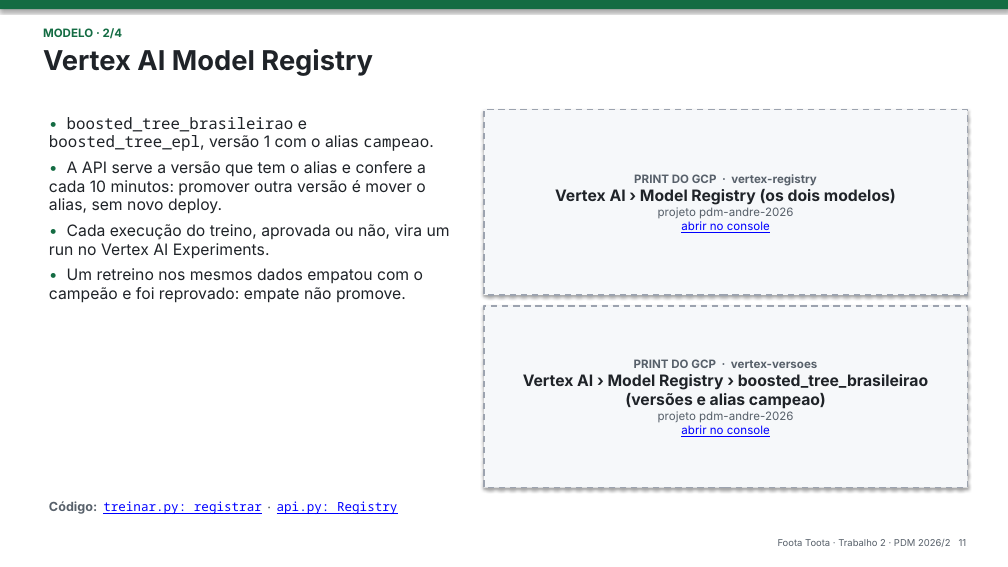
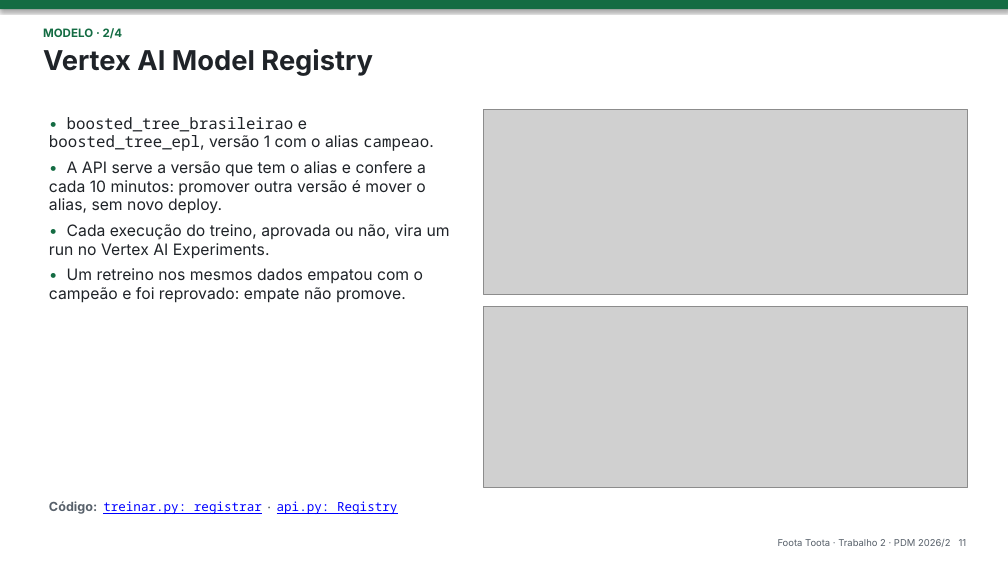
Before and after one commit to phael-exe/foota-toota, a slide deck: slide 11 of docs/apresentacao/trabalho2.pptx. Drawn at 1008x567 pixels with LibreOffice and Linux fonts; fonts in the diff are those of the drawing; grey boxes stand for pictures. Boxes give left, top, right and bottom in pixels: in the first picture for what was removed or moved away, otherwise in the second. Text is boxed around its words. In the diff, an @@ line names an element or a change of style, - is before the commit and + after.

```diff
--- a/docs/apresentacao/trabalho2.pptx
+++ b/docs/apresentacao/trabalho2.pptx
@@ rectangle removed at [484, 110, 968, 295] @@
-PRINT DO GCP · vertex-registry
-Vertex AI › Model Registry (os dois modelos)
-projeto pdm-andre-2026
-abrir no console
@@ picture added at [484, 110, 968, 295] @@
@@ rectangle removed at [484, 306, 968, 488] @@
-PRINT DO GCP · vertex-versoes
-Vertex AI › Model Registry › boosted_tree_brasileirao (versões e alias campeao)
-projeto pdm-andre-2026
-abrir no console
@@ picture added at [484, 306, 968, 488] @@
```
Also in this commit, not shown: 3 other slides changed, 8 other files.
